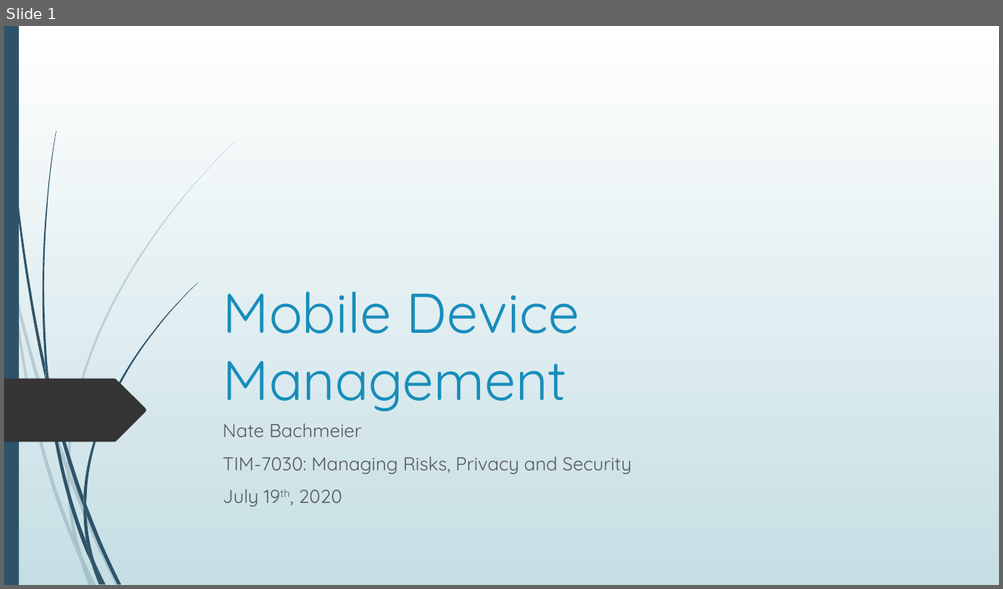
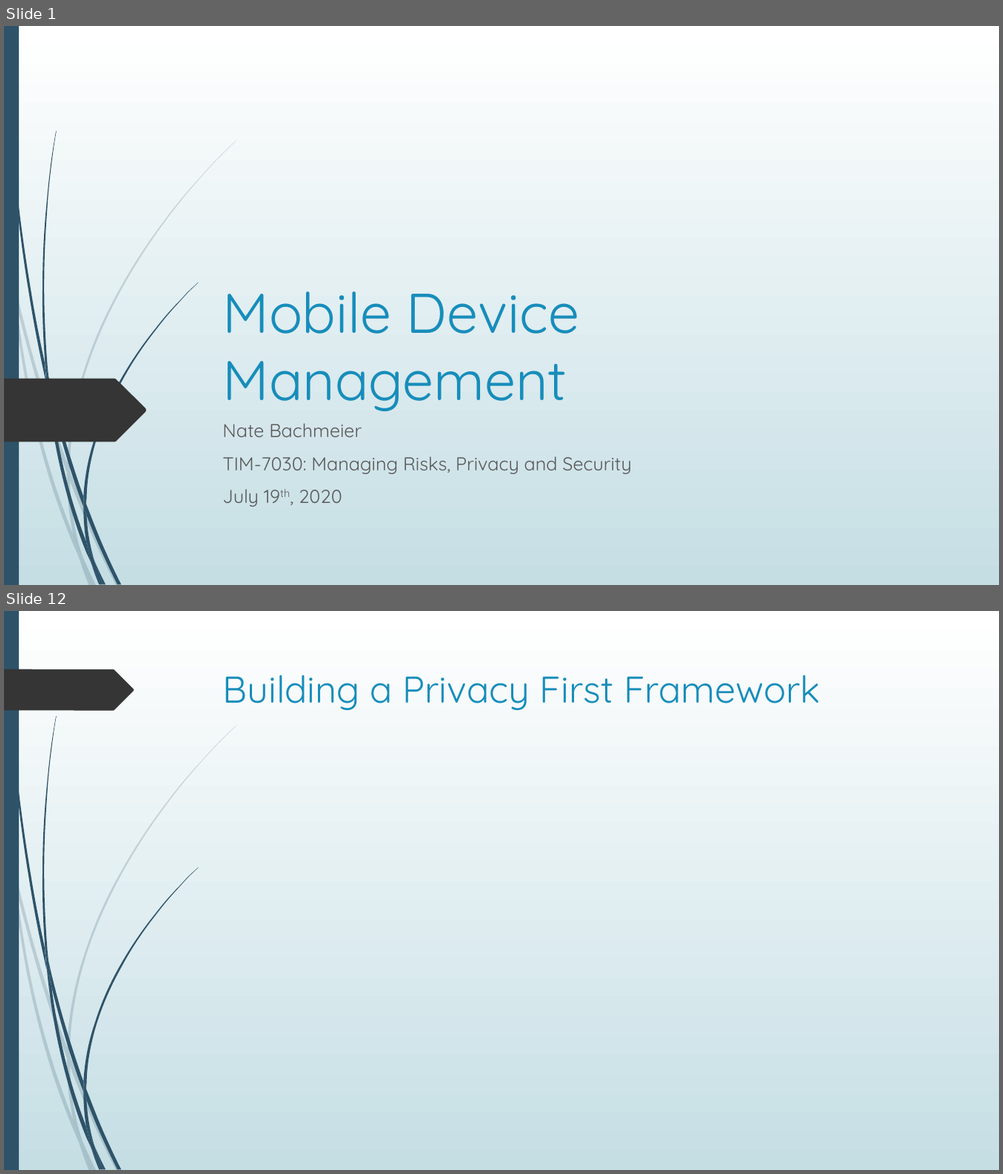
Before and after one commit to dr-natetorious/TIM-7030-Managing_Risks_and_Privacy, a slide deck: Week7_MasterDataMgmt/BachmeierNTIM7030-7.pptx. Shown one above the other, each under a label of ours: slide 1 before the commit, slides 1 and 12 after it; the slides between them are not shown. The pictures are 1003x589 and 1003x1174 pixels, drawn with LibreOffice and Linux fonts; fonts in the diff are those of the drawing. Boxes give left, top, right and bottom in pixels: in the first picture for what was removed or moved away, otherwise in the second. Text is boxed around its words. In the diff, an @@ line names an element or a change of style, - is before the commit and + after.

```diff
--- a/Week7_MasterDataMgmt/BachmeierNTIM7030-7.pptx
+++ b/Week7_MasterDataMgmt/BachmeierNTIM7030-7.pptx
@@ slide 12 added at box(4, 611, 999, 1170), background gradient #FFFFFF to #C5DEE5; not listed: 23 template elements that a slide beside it also shows @@
@@ freeform shape added at box(4, 669, 134, 710), fill #353535 @@
@@ title added at box(223, 675, 819, 710), 36 pt, text #178DBB @@
+Building a Privacy First Framework
```
Also in this commit, not shown: 2 slides changed, 11 other slides added.
